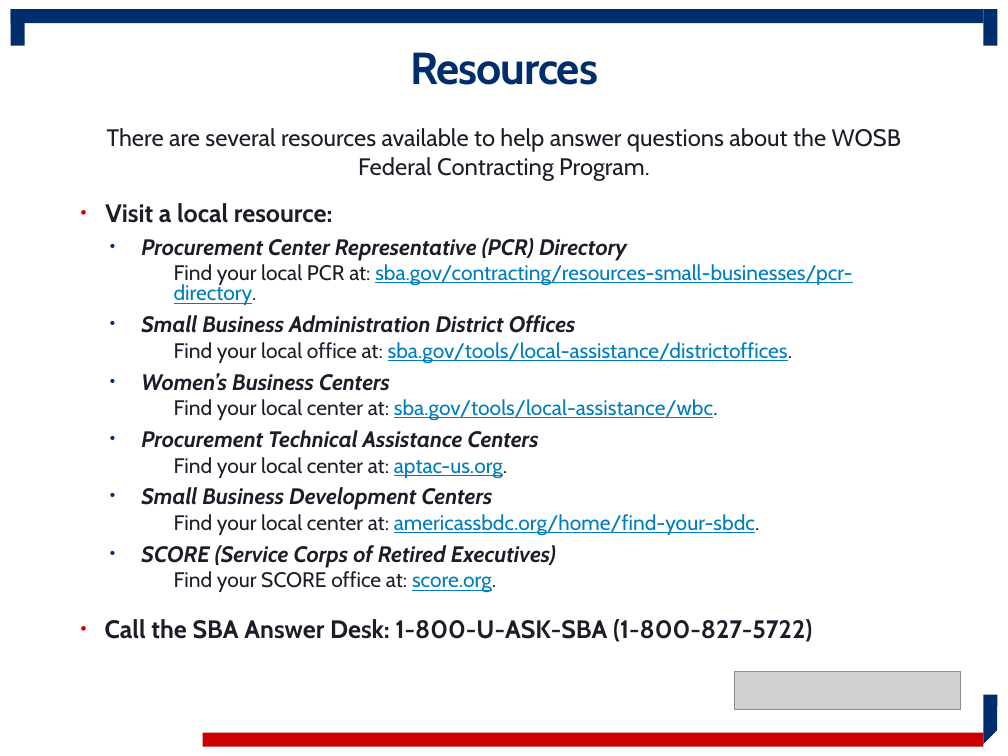
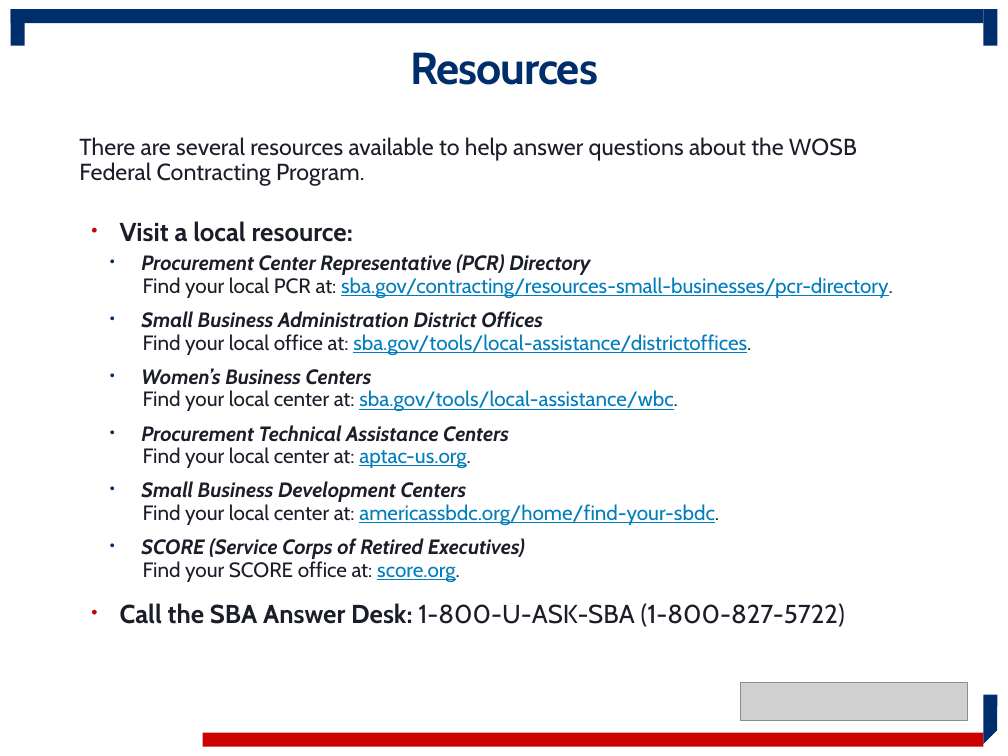
Before and after one commit to USSBA/brand, a slide deck: slide 34 of assets/sba/resource-partners/WOSB-ProgramOverview.pptx (slide 21 before the commit). Drawn at 1008x756 pixels with LibreOffice and Linux fonts; fonts in the diff are those of the drawing; grey boxes stand for pictures; background and template pictures are left out. Boxes give left, top, right and bottom in pixels: in the first picture for what was removed or moved away, otherwise in the second. Text is boxed around its words. In the diff, an @@ line names an element or a change of style, - is before the commit and + after.

```diff
--- a/assets/sba/resource-partners/WOSB-ProgramOverview.pptx
+++ b/assets/sba/resource-partners/WOSB-ProgramOverview.pptx
@@ text "There are several resources available ..." at bbox=[79, 137, 857, 186]: size 17 to 16.6 pt; alignment centre to left; line spacing 1 to 0.9; less space between paragraphs @@
@@ text "Visit a local resource:": place and size @@
-text "Visit a local resource:" at bbox=[105, 203, 852, 642]
+text "Visit a local resource:" at bbox=[120, 221, 893, 627]
@@ text "Visit a local resource:" at bbox=[120, 221, 893, 627]: size 18 to 18.5 pt in "Visit a local resource:", "Call the SBA Answer Desk: 1-800-U-ASK-SBA (1-800-827-5722)"; size 16 to 14.8 pt in "Procurement Center Representative (PCR) Directory", "Small Business Administration District Offices", "Women’s Business Centers", "Procurement Technical Assistance Centers" and 2 more places; size 15 to 14.8 pt in "Find your local PCR at: sba.gov/contracting/resources-small- ...", "Find your local office at: sba.gov/tools/local-assistance/di ...", "Find your local center at: sba.gov/tools/local-assistance/wb ...", "Find your local center at: aptac-us.org." and 2 more places; bold off in "1-800-U-ASK-SBA (1-800-827-5722)"; indent changed; line spacing 0.8 to 0.7; more space between paragraphs; less space between paragraphs @@
@@ picture: place and size @@
-picture at bbox=[734, 671, 961, 709]
+picture at bbox=[741, 682, 968, 720]
```
Also in this commit, not shown: 13 other slides changed, 21 slides added, 7 slides removed, 1 other file.
